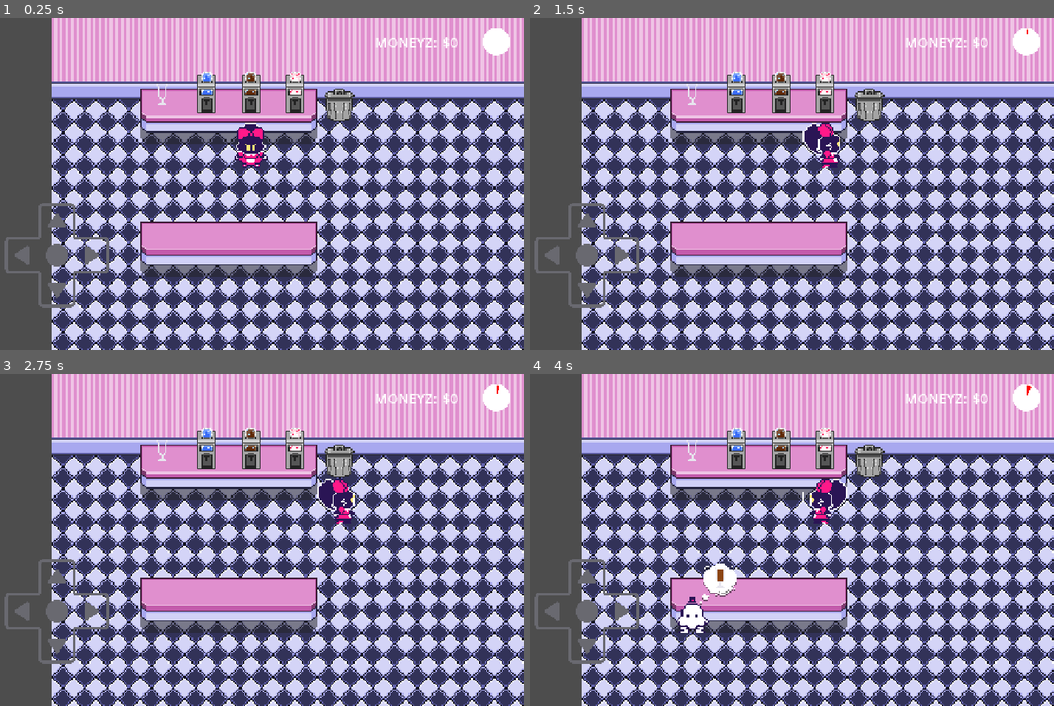
Above: before the commit, frames 1-4 (two rows, left to right).
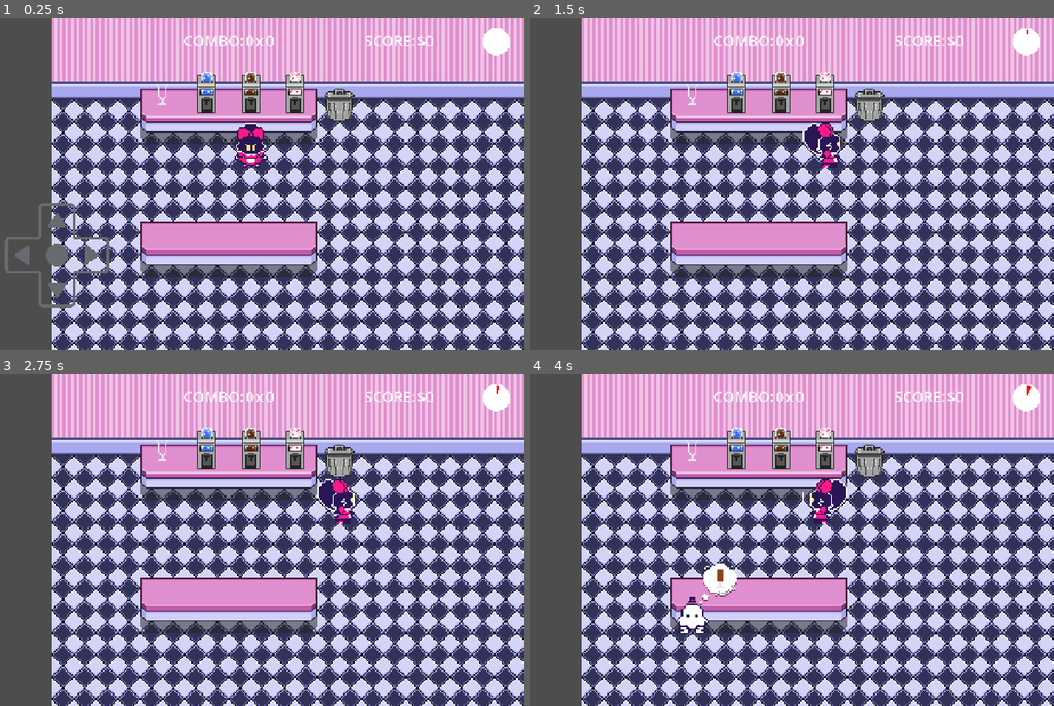
Above: after the commit, the same moments.

Repository: paperman5/godot-wild-95
Game: Godot game, scene res://diner_test.tscn
Two runs of this game, one before a commit and one after it. Both use one fixed random seed, a clock stepped at 60 frames per second and the inputs below.
Inputs (mouse positions are in pixels of both pictures, inside the frame that each line leads up to):
- Up to frame 1 (0.25 s): no input
- Up to frame 2 (1.5 s): tap Enter at 0.5 s; move the mouse to (886, 167) at 0.52 s; hold D (move_right) 0.53-1.25 s; click (886, 167) at 0.67 s; drag from (640, 200) to (729, 250) at 1.27 s
- Up to frame 3 (2.75 s): tap Space at 2 s; move the mouse to (288, 466) at 2.02 s; hold D (move_right) from 2.03 s (still down)
- Up to frame 4 (4 s): release D (move_right) at 2.75 s; drag from (729, 606) to (582, 490) at 2.77 s; move the mouse to (933, 589) at 3.52 s; hold A (move_left) from 3.53 s (still down)

The runs differ from the first frame. In frame 1, 0.5% of the frame differs, in the area x 35-88%, y 5-10%; in frame 2, 1.7%, in the area x 0-88%, y 5-88%; in frame 3, 1.7%; in frame 4, 1.7%.

Commit message:
New rapid-combo mechanics implementation

Diff:
--- a/customer/customer.gd
+++ b/customer/customer.gd
@@ -2,14 +2,19 @@
 extends Node2D
 
 signal left_seat(orders : Array[FoodItem], bonus : bool)
+signal served(order : FoodItem, matched : bool)
 
 var orig_orders : Array[FoodItem] = []
 var orders_left : Array[FoodItem] = []
+var orders_given : Array[FoodItem] = []
 var bonus := false
+
+@export var eat_wait_time := 1.0
 
 @onready var anim := %AnimationPlayer as AnimationPlayer
 @onready var order_backer := %Backer as AnimatedSprite2D
 @onready var icecream_scene := preload("uid://cg80er3ff08wp")
+@onready var eat_wait_timer := %EatWaitTimer as Timer
 
 func _ready() -> void:
 	randomize_order()
@@ -25,15 +30,23 @@
 	return -1
 
 func deliver_order(order : FoodItem):
+	if len(orders_left) <= 0:
+		return
 	var order_i = find_matching_order(order)
-	if order_i >= 0:
-		orders_left.remove_at(order_i)
-	if len(orders_left) == 0:
-		start_eating()
+	served.emit(order, order_i >= 0)
+	orders_given.append(order)
+	orders_left.remove_at(order_i if order_i >= 0 else 0)
+	if len(orders_left) <= 0:
+		# TODO: Check if all orders are correct
+		start_eating(true)
 
-func start_eating():
-	left_seat.emit(orig_orders, bonus)
-	queue_free()
+func start_eating(order_matched : bool):
+	var callback = func():
+		left_seat.emit(orig_orders, bonus)
+		queue_free()
+	eat_wait_timer.timeout.connect(callback, CONNECT_ONE_SHOT)
+	eat_wait_timer.start(eat_wait_time)
+	# TODO: Play correct animation if order is matched or not
 
 func sit_direction(dir : Vector2):
 	anim.play("idle_down")
@@ -55,3 +68,6 @@
 							Utils.IceCreamType.Vilenilla].pick_random())
 	orig_orders = [icecream]
 	orders_left = [icecream]
+
+func can_be_served() -> bool:
+	return len(orders_left) > 0
--- a/customer/customer.tscn
+++ b/customer/customer.tscn
@@ -88,3 +88,7 @@
 frame = 1
 frame_progress = 0.7738048
 offset = Vector2(0, -4)
+
+[node name="EatWaitTimer" type="Timer" parent="." unique_id=1888844217]
+unique_name_in_owner = true
+one_shot = true
--- a/diner_test.tscn
+++ b/diner_test.tscn
@@ -91,4 +91,8 @@
 position = Vector2(533, 170)
 shape = SubResource("RectangleShape2D_hunv0")
 
+[node name="ComboTimer" type="Timer" parent="." unique_id=443572638]
+unique_name_in_owner = true
+one_shot = true
+
 [editable path="CanvasLayer"]
--- a/game/game_ui.gd
+++ b/game/game_ui.gd
@@ -2,9 +2,15 @@
 extends CanvasLayer
 
 @onready var money_label := %Money as Label
+@onready var combo_base_label := %ComboBase as Label
+@onready var combo_mult_label := %ComboMult as Label
 
 func _ready() -> void:
 	GameManager.game_ui = self
 
 func set_money(value):
 	money_label.text = "$" + str(value)
+
+func set_combo(base : int, mult : float):
+	combo_base_label.text = str(base)
+	combo_mult_label.text = str(snappedf(mult, 0.01))
--- a/game/game_ui.tscn
+++ b/game/game_ui.tscn
@@ -23,7 +23,6 @@
 fill_from = Vector2(0.5, 0.49317408)
 
 [node name="CanvasLayer" type="CanvasLayer" unique_id=1845355852]
-process_mode = 2
 script = ExtResource("1_qe77m")
 
 [node name="VirtualJoystickDX" type="Control" parent="." unique_id=1742744842]
@@ -68,26 +67,60 @@
 
 [node name="HBoxContainer" type="HBoxContainer" parent="." unique_id=1710447071]
 propagate_maximum_size = false
+anchors_preset = -1
+anchor_left = 0.5
+anchor_right = 0.5
+offset_left = -96.0
+offset_top = 22.0
+offset_right = 96.0
+offset_bottom = 76.0
+grow_horizontal = 2
+size_flags_vertical = 4
+
+[node name="Label" type="Label" parent="HBoxContainer" unique_id=192875762]
+layout_mode = 2
+theme_override_font_sizes/font_size = 32
+text = "COMBO:"
+
+[node name="ComboBase" type="Label" parent="HBoxContainer" unique_id=2025984724]
+unique_name_in_owner = true
+layout_mode = 2
+theme_override_font_sizes/font_size = 32
+text = "0"
+
+[node name="Label2" type="Label" parent="HBoxContainer" unique_id=1964453741]
+layout_mode = 2
+theme_override_font_sizes/font_size = 32
+text = "x"
+vertical_alignment = 1
+
+[node name="ComboMult" type="Label" parent="HBoxContainer" unique_id=1339755128]
+unique_name_in_owner = true
+layout_mode = 2
+theme_override_font_sizes/font_size = 32
+text = "0"
+
+[node name="HBoxContainer2" type="HBoxContainer" parent="." unique_id=1911194489]
 anchors_preset = 1
 anchor_left = 1.0
 anchor_right = 1.0
-offset_left = -324.0
-offset_top = 28.0
-offset_right = -132.0
+offset_left = -346.0
+offset_top = 22.0
+offset_right = -127.0
 offset_bottom = 76.0
 grow_horizontal = 0
-size_flags_vertical = 4
 
-[node name="Label" type="Label" parent="HBoxContainer" unique_id=1535897477]
+[node name="Label" type="Label" parent="HBoxContainer2" unique_id=1004433571]
 layout_mode = 2
-theme_override_font_sizes/font_size = 30
-text = "MONEYZ: "
+theme_override_font_sizes/font_size = 32
+text = "SCORE:"
 
-[node name="Money" type="Label" parent="HBoxContainer" unique_id=1411195399]
+[node name="Money" type="Label" parent="HBoxContainer2" unique_id=107601426]
 unique_name_in_owner = true
 layout_mode = 2
-theme_override_font_sizes/font_size = 30
+theme_override_font_sizes/font_size = 32
 text = "$0"
 
 [node name="Menus" parent="." unique_id=578367975 instance=ExtResource("3_pyphj")]
+process_mode = 2
 visible = false
--- a/map/level.gd
+++ b/map/level.gd
@@ -2,6 +2,7 @@
 extends Node2D
 
 signal time_up
+signal combo_cleared
 
 var tables : Array[Table] = []
 var customer_scene = preload("uid://uddj0n5ca5xs")
@@ -10,11 +11,19 @@
 @export var timer_progress_bar : TextureProgressBar
 @export var ice_cream_score := 5
 @export var food_score := 10
-@export var order_count_multiplier := 1.2
+@export var failed_order_multiplier := 0.5
 @export var win_threshold := 50
+@export var combo_cooldown := 2.0
+@export var combo_refresh_on_success := true
+@export var combo_bonus := 0.25
+# TODO: Stats?
 
 var score := 0
+var combo := 0
+var combo_points_buffer := 0.0
 var paused := false
+
+@onready var combo_timer := %ComboTimer as Timer
 
 func _ready() -> void:
 	assert(timer_progress_bar != null)
@@ -27,6 +36,7 @@
 			tables.append(t)
 	_create_seating_timer()
 	time_up.connect(_on_time_up)
+	combo_timer.timeout.connect(_on_combo_timer_timeout)
 
 func _process(delta: float) -> void:
 	if paused:
@@ -50,9 +60,10 @@
 	while table.table_is_full():
 		table = tables.pick_random()
 
-	var new_customer = customer_scene.instantiate()
+	var new_customer := customer_scene.instantiate() as Customer
 	add_child(new_customer)
 	table.seat_customer_random_spot(new_customer)
+	new_customer.served.connect(_on_customer_served)
 
 func any_table_is_open() -> bool:
 	for table in tables:
@@ -61,11 +72,31 @@
 	return false
 
 func customer_left(orders : Array[FoodItem], bonus : bool):
-	var tally := 0.0
-	for i in range(len(orders)):
-		tally += ice_cream_score if is_instance_of(orders[i], IceCream) else food_score
-	tally *= pow(order_count_multiplier, len(orders)-1)
-	score += roundi(tally)
+	pass
+	#var tally := 0.0
+	#for i in range(len(orders)):
+		#tally += ice_cream_score if is_instance_of(orders[i], IceCream) else food_score
+	#tally *= pow(order_count_multiplier, len(orders)-1)
+	#score += roundi(tally)
+	#GameManager.game_ui.set_money(score)
+
+func _on_customer_served(order : FoodItem, matched : bool):
+	combo_points_buffer += get_order_base_points(order) * (1 if matched else failed_order_multiplier)
+	if matched:
+		combo += 1
+		if combo_refresh_on_success:
+			combo_timer.start(combo_cooldown)
+	else:
+		combo_timer.stop()
+		combo_timer.timeout.emit()
+	GameManager.game_ui.set_combo(roundi(combo_points_buffer), 1+combo*combo_bonus)
+
+func _on_combo_timer_timeout():
+	score += round(combo_points_buffer * (1 + combo * combo_bonus))
+	combo = 0
+	combo_points_buffer = 0.0
+	combo_cleared.emit()
+	GameManager.game_ui.set_combo(0, 0.0)
 	GameManager.game_ui.set_money(score)
 
 func _on_time_up():
@@ -81,3 +112,10 @@
 
 func win_game():
 	GameManager.menus.show_win()
+
+func get_order_base_points(order : FoodItem) -> float:
+	if is_instance_of(order, IceCream):
+		return float(ice_cream_score)
+	elif is_instance_of(order, CookedFood):
+		return float(food_score)
+	return 0.0
--- a/map/table.gd
+++ b/map/table.gd
@@ -27,7 +27,7 @@
 	if not is_instance_valid(test_order):
 		return
 	for customer in seated_customers:
-		if is_instance_valid(customer) and customer.has_matching_order(test_order):
+		if is_instance_valid(customer) and customer.can_be_served():
 			customer.deliver_order(test_order)
 			GameManager.player.pop_food_stack()
 
